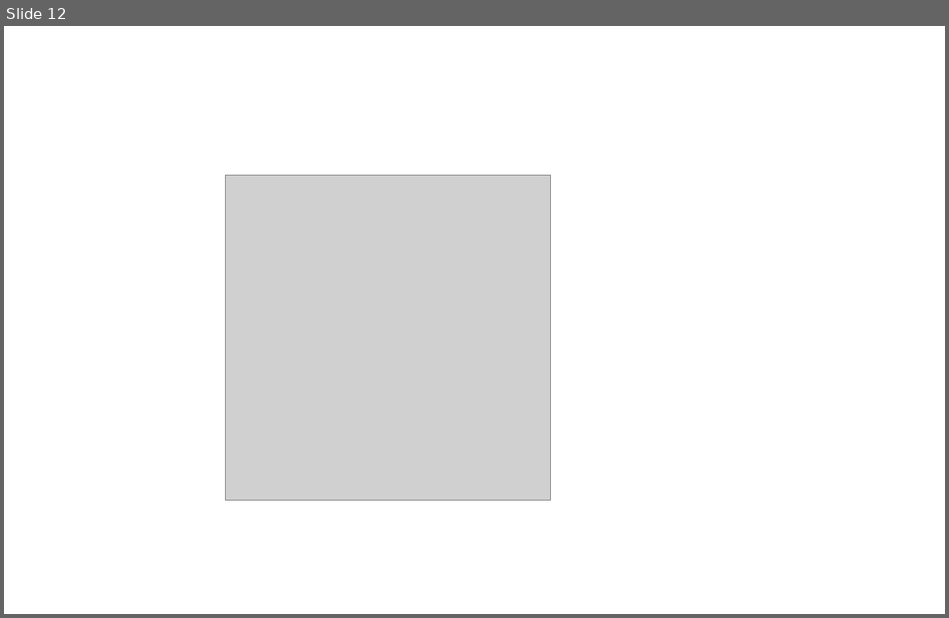
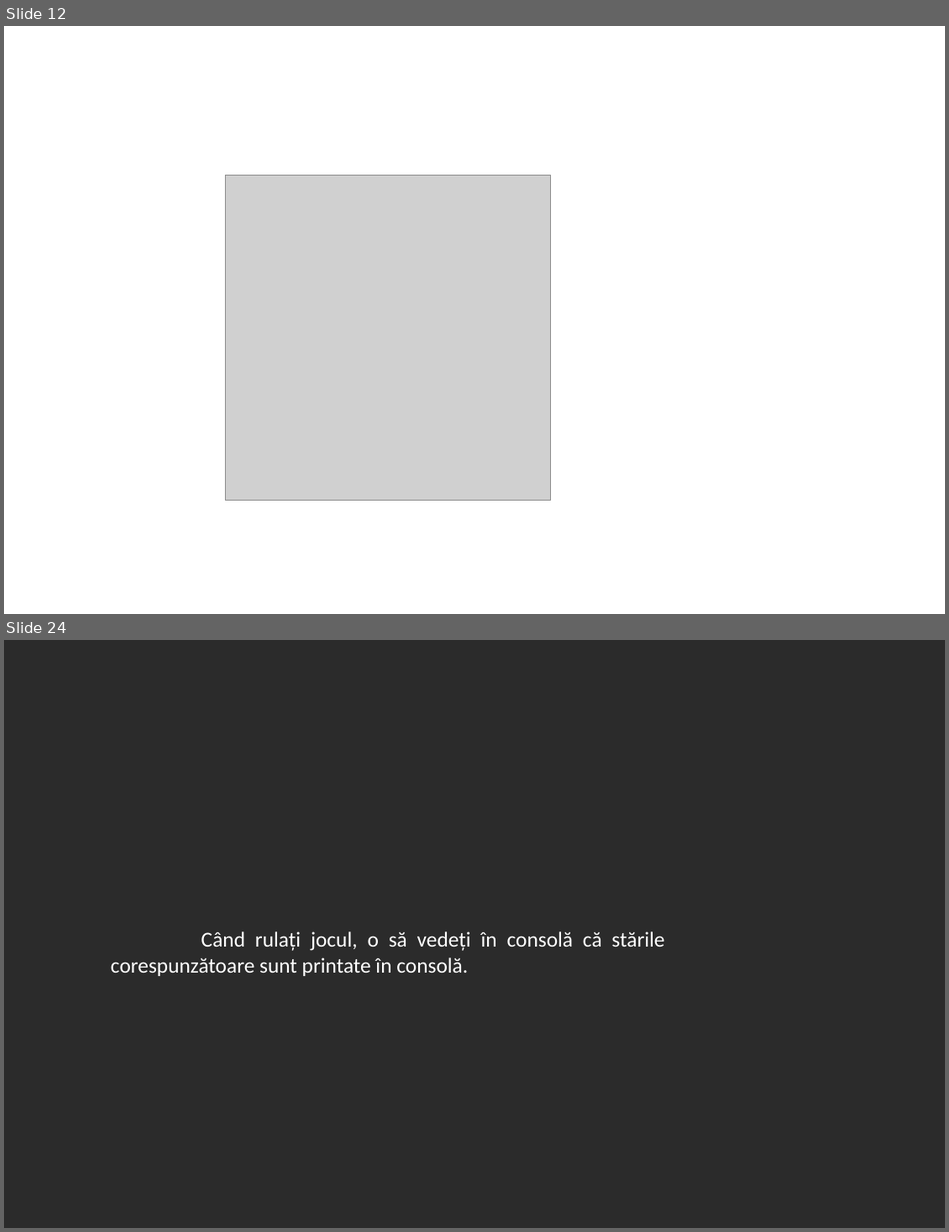
Before and after one commit to 0xspiderr/gdc-upt-presentations, a slide deck: presentation_3/presentation_3.odp. Shown one above the other, each under a label of ours: slide 12 before the commit, slides 12 and 24 after it; the slides between them are not shown. The pictures are 949x618 and 949x1232 pixels, drawn with LibreOffice and Linux fonts; fonts in the diff are those of the drawing; grey boxes stand for pictures; background and template pictures are left out; a plain dark background stands for a picture behind light text. Boxes give left, top, right and bottom in pixels: in the first picture for what was removed or moved away, otherwise in the second. Text is boxed around its words. In the diff, an @@ line names an element or a change of style, - is before the commit and + after.

```diff
--- a/presentation_3/presentation_3.odp
+++ b/presentation_3/presentation_3.odp
@@ slide 24 added at (4,640,945,1228), background picture (left out) @@
@@ text added at (111,931,664,976), 18 pt, text #FFFFFF @@
+Când rulați jocul, o să vedeți în consolă că stările corespunzătoare sunt printate în consolă.
```
Also in this commit, not shown: 13 other slides added, 6 other files.
